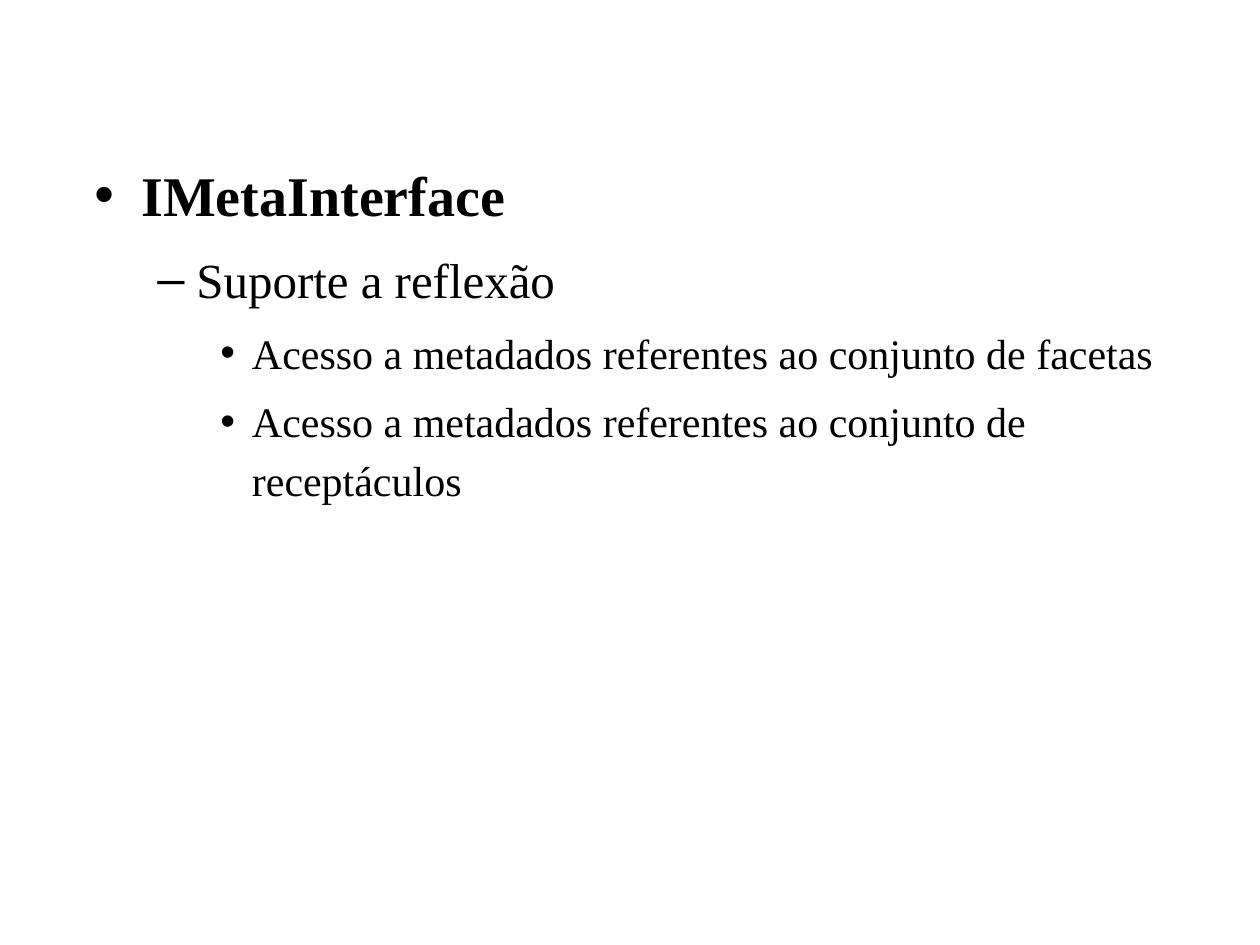
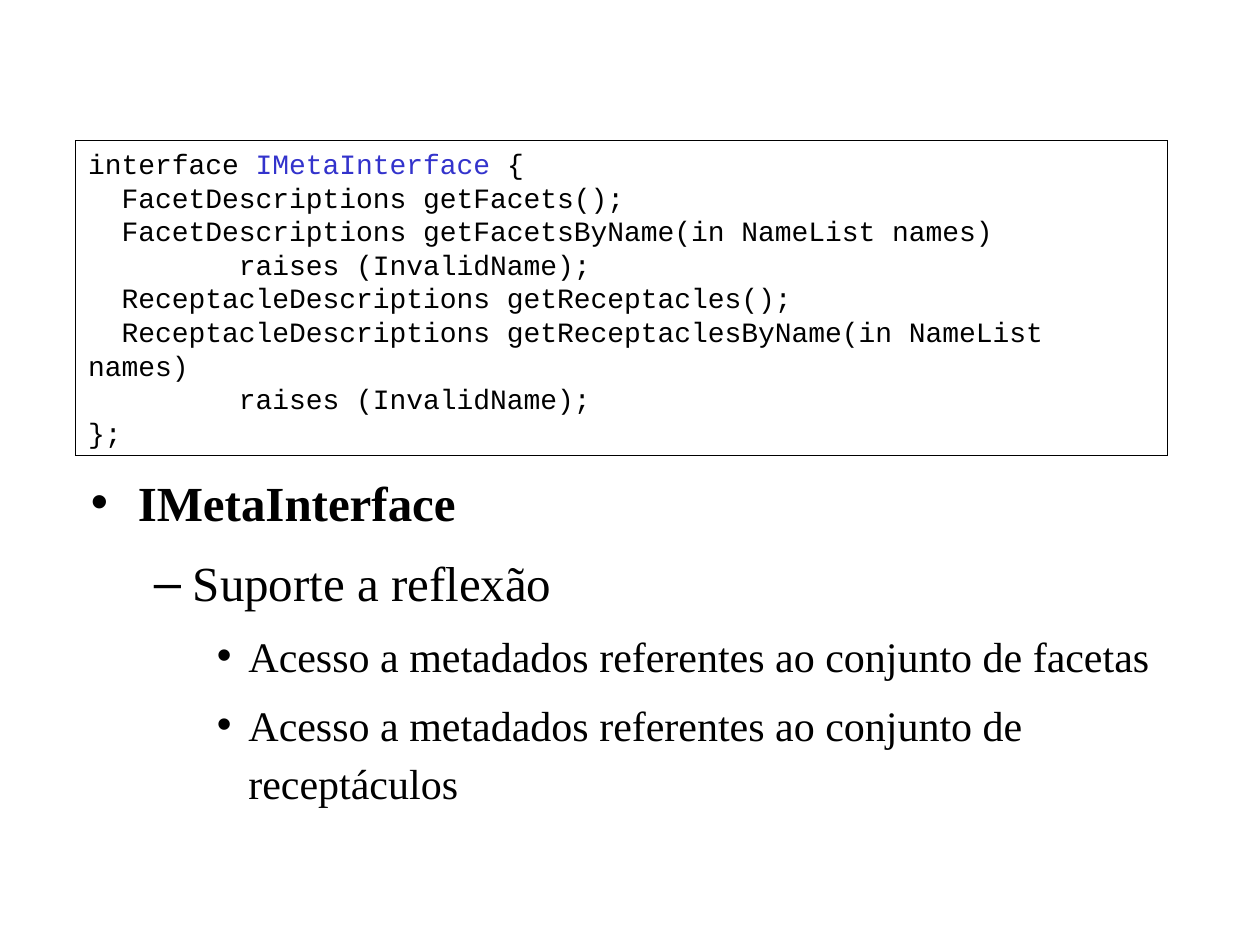
Before and after one commit to amadeubarbosa/openbus-core, a slide deck: slide 30 of docs/cursos/developer/7.SCS.ppt (slide 16 before the commit). Drawn at 1260x945 pixels with LibreOffice and Linux fonts; fonts in the diff are those of the drawing; background and template pictures are left out. Boxes give left, top, right and bottom in pixels: in the first picture for what was removed or moved away, otherwise in the second. Text is boxed around its words. In the diff, an @@ line names an element or a change of style, - is before the commit and + after.

```diff
--- a/docs/cursos/developer/7.SCS.ppt
+++ b/docs/cursos/developer/7.SCS.ppt
@@ rectangle added at bbox=[76, 140, 1168, 455], outline #000000 0.74 pt, 16 pt, text #000000 @@
+interface IMetaInterface {
+FacetDescriptions getFacets();
+FacetDescriptions getFacetsByName(in NameList names)
+raises (InvalidName);
+ReceptacleDescriptions getReceptacles();
+ReceptacleDescriptions getReceptaclesByName(in NameList names)
+raises (InvalidName);
+};
@@ text "IMetaInterface": place and size @@
-text "IMetaInterface" at bbox=[141, 176, 1152, 505]
+text "IMetaInterface" at bbox=[138, 486, 1149, 808]
@@ text at bbox=[138, 486, 456, 522]: size 32 to 28 pt in "IMetaInterface" @@
```
Also in this commit, not shown: 9 other slides changed, 17 slides added, 2 slides removed, 36 other files.
